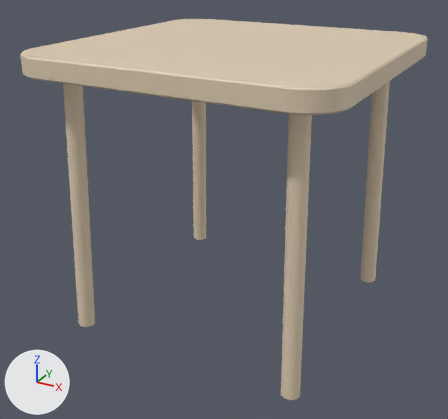
Two versions of the glTF model assets/furniture/glb/table_compact.glb, one commit apart.
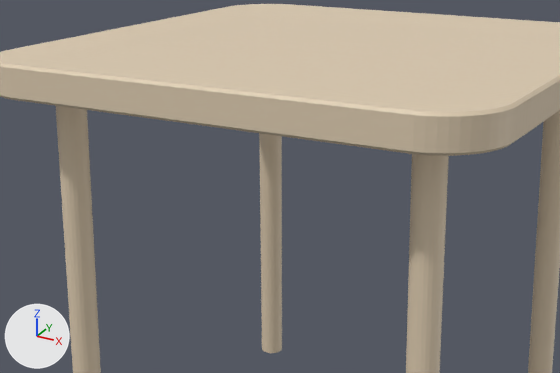
There are two pictures of each version: one whole from a 50 mm lens placed at (0.739, -1.417, 0.994), pointed at (-0.017, -0.043, 0.307), one close up on the part from 6% to 85% of the width and 4% to 60% of the height. Arrows for +X, +Y and +Z are at lower left; the lights stay in place. The last two pictures show the newer version. Where no turn or scale is listed for an object, it has been applied to the vertices.

Names of what the first close-up shows: '圆角台面_4', '锥形支脚_0', '锥形支脚_1', '锥形支脚_2', '锥形支脚_3'.
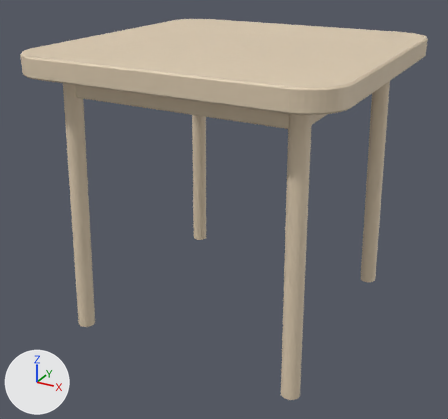
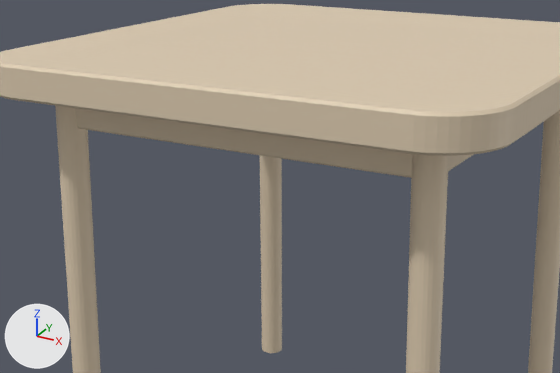
Location of each change, [x1, y1, x2, y2] in pixels of the close-ups (560 x 373 px):
'桌面下横围板_5', added (brown)
    after: [75, 108, 412, 178]
'桌面下侧围板_7', added (mostly hidden)
    after: [448, 154, 474, 171]

Patch to the scene script:
```diff
--- a/assets/furniture/glb/table_compact.glb.py
+++ b/assets/furniture/glb/table_compact.glb.py
@@ me_桌面下侧围板_7 @@
+me_桌面下侧围板_7.from_pydata(...)  # 162 vertices, 320 faces; spans x 0.278..0.305, y -0.301..0.301, z 0.641..0.703
+me_桌面下侧围板_7.materials.append(mat_家居系列_oak)  # its picture is missing
@@ me_桌面下横围板_5 @@
+me_桌面下横围板_5.from_pydata(...)  # 162 vertices, 320 faces; spans x -0.301..0.301, y -0.305..-0.278, z 0.641..0.703
+me_桌面下横围板_5.materials.append(mat_家居系列_oak)  # its picture is missing
@@ ob_桌面下侧围板_7 @@
+ob_桌面下侧围板_7 = bpy.data.objects.new('桌面下侧围板_7', me_桌面下侧围板_7)
+ob_桌面下侧围板_7.location = (0.0, 0.0, 0.001)
@@ ob_桌面下横围板_5 @@
+ob_桌面下横围板_5 = bpy.data.objects.new('桌面下横围板_5', me_桌面下横围板_5)
+ob_桌面下横围板_5.location = (0.0, 0.0, 0.001)
```
